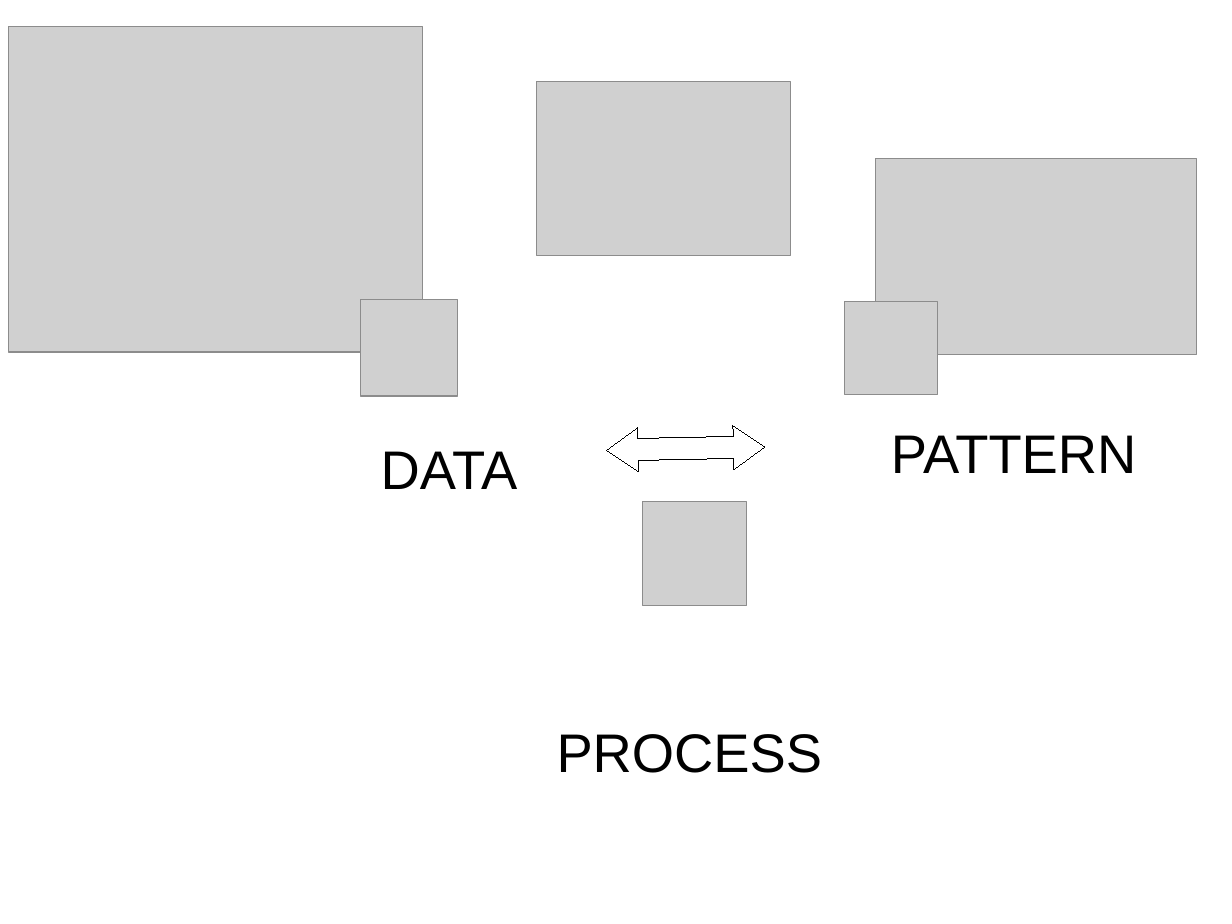
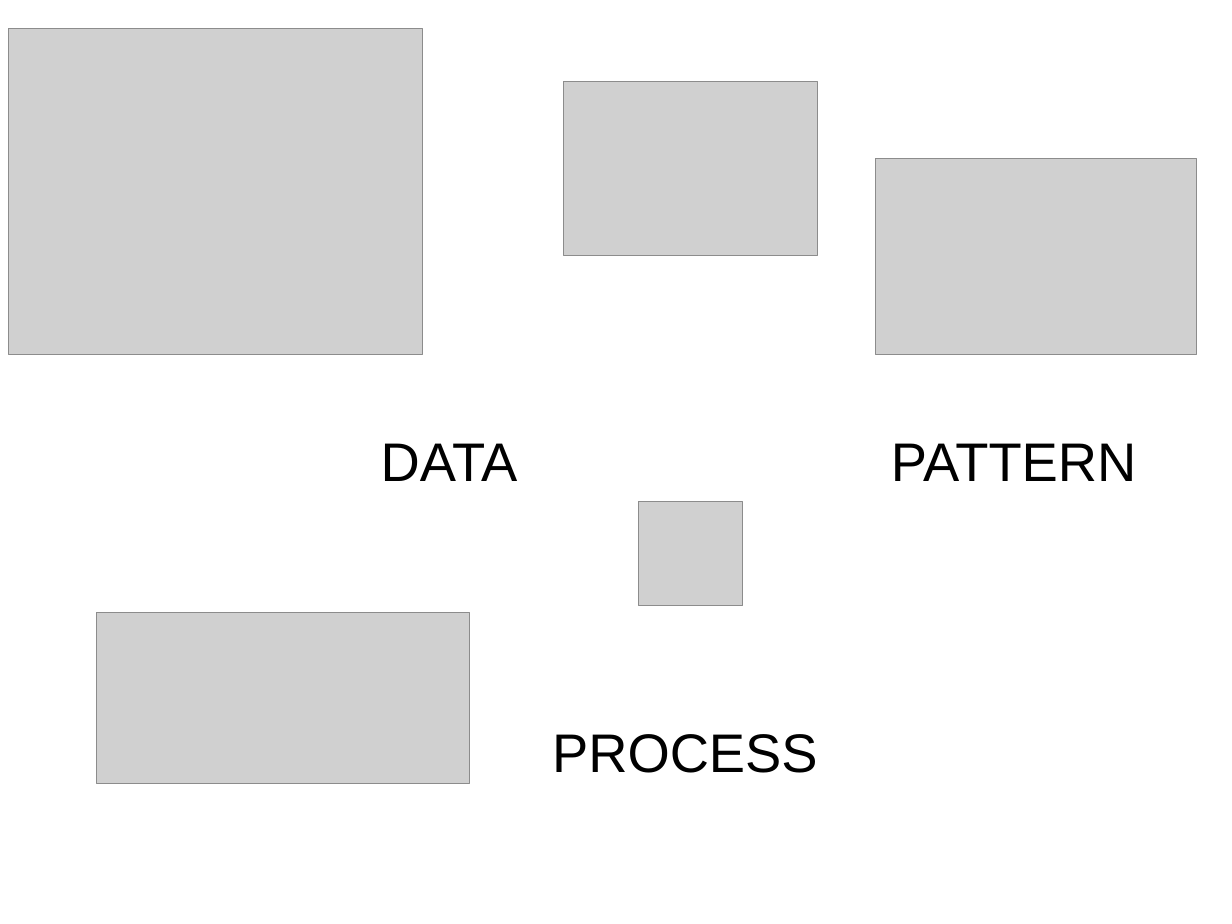
Before and after one commit to simoncarrignon/phd, a slide deck: slide 5 of doc/conferences/201605_MS7/interdsiciplinarity.odp (slide 6 before the commit). Drawn at 1232x924 pixels with LibreOffice and Linux fonts; fonts in the diff are those of the drawing; grey boxes stand for pictures. Boxes give left, top, right and bottom in pixels: in the first picture for what was removed or moved away, otherwise in the second. Text is boxed around its words. In the diff, an @@ line names an element or a change of style, - is before the commit and + after.

```diff
--- a/doc/conferences/201605_MS7/interdsiciplinarity.odp
+++ b/doc/conferences/201605_MS7/interdsiciplinarity.odp
@@ picture moved from (x1=537, y1=82, x2=790, y2=255) to (x1=565, y1=82, x2=818, y2=255) @@
@@ picture removed at (x1=845, y1=302, x2=938, y2=395) @@
@@ text "DATA" moved from (x1=381, y1=451, x2=518, y2=489) to (x1=381, y1=443, x2=518, y2=481) @@
@@ up down arrow removed at (x1=606, y1=425, x2=766, y2=472) @@
@@ text "PATTERN" moved from (x1=891, y1=435, x2=1136, y2=473) to (x1=891, y1=443, x2=1136, y2=481) @@
@@ picture moved from (x1=643, y1=502, x2=747, y2=606) to (x1=638, y1=502, x2=742, y2=606) @@
@@ picture resized from (x1=361, y1=300, x2=458, y2=397) to (x1=97, y1=613, x2=470, y2=784) @@
@@ text "PROCESS" moved from (x1=557, y1=734, x2=822, y2=773) to (x1=552, y1=734, x2=817, y2=773) @@
```
Also in this commit, not shown: 4 other slides changed, 1 slide added, 2 slides removed, 3 other files.
